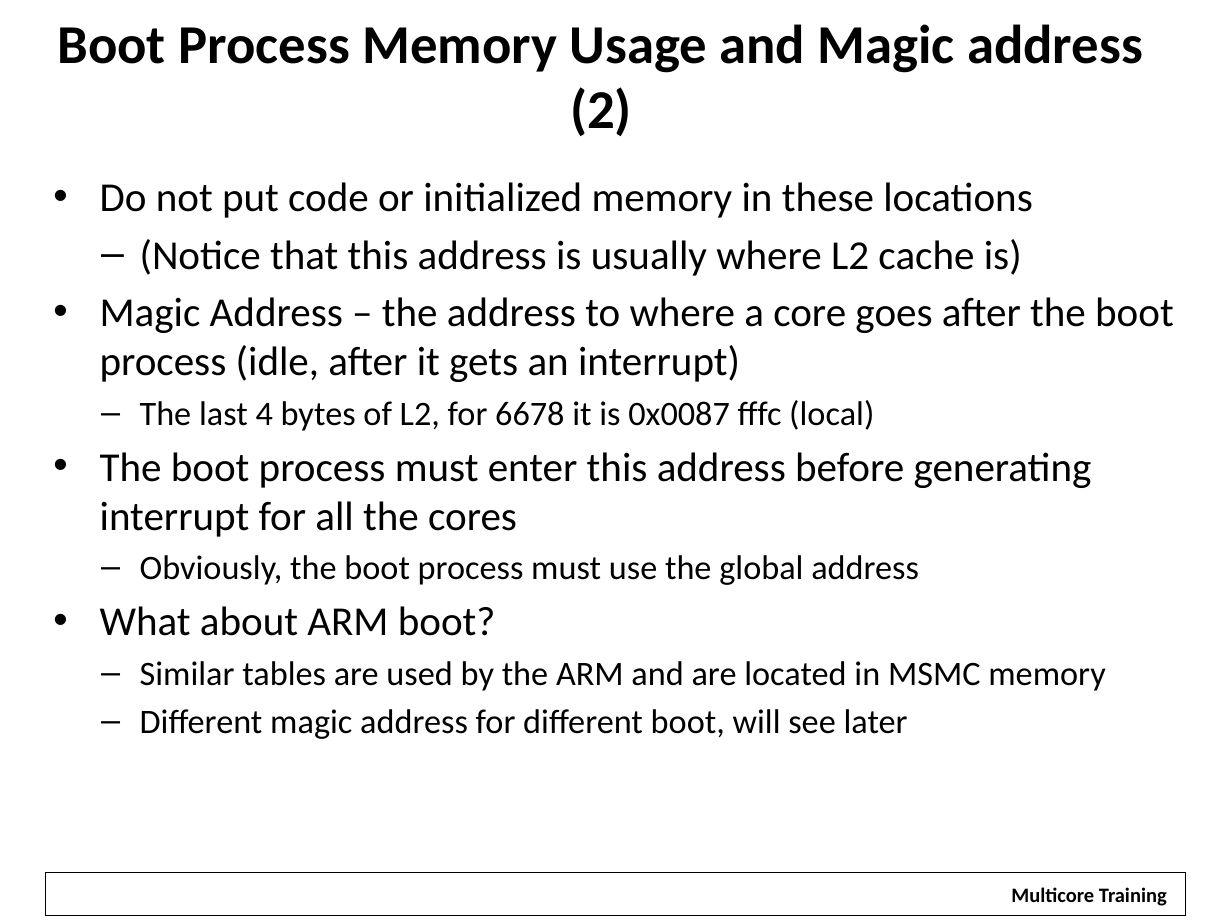
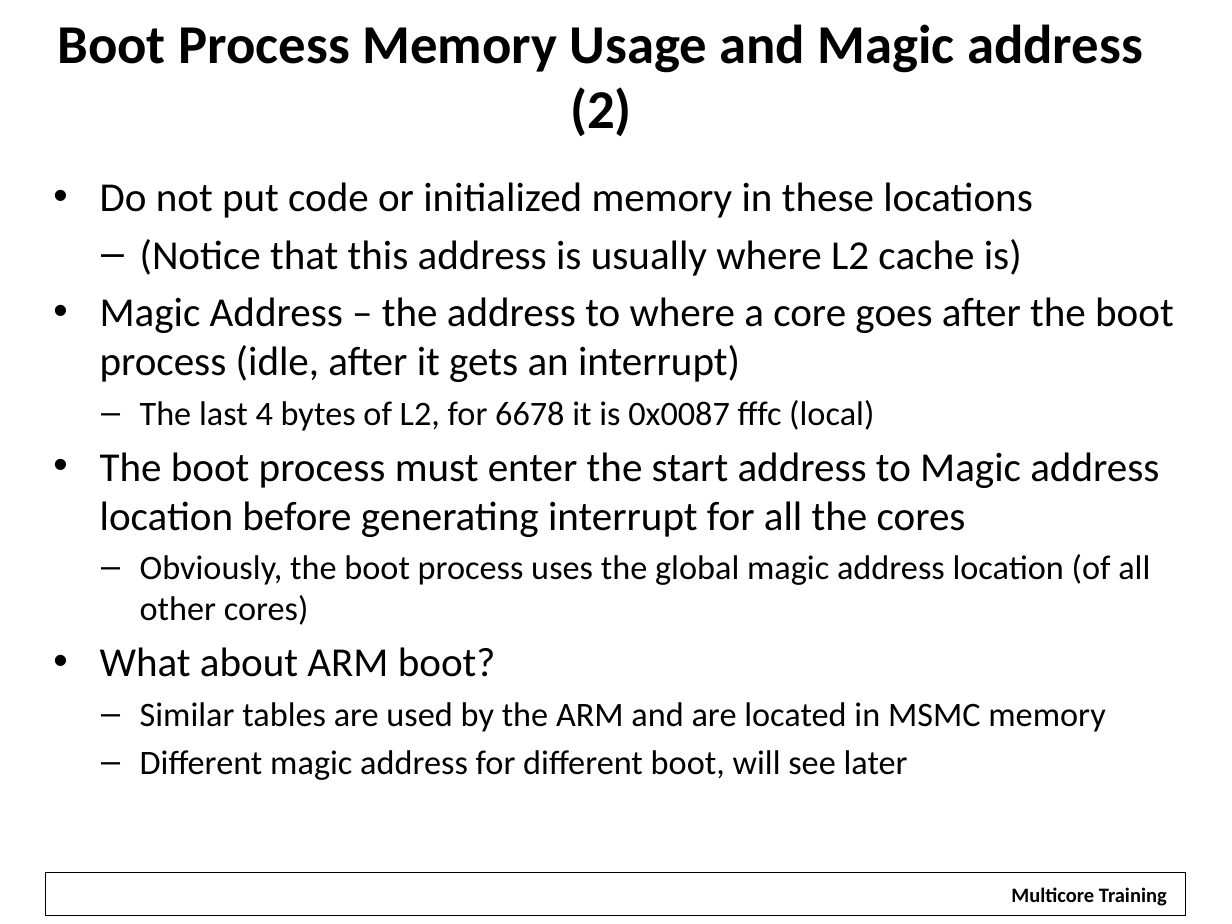
Before and after one commit to hari1989/keystone-workshop, a slide deck: slide 13 of preliminary/Working/presentations/KeyStone_2_ Bootloader_v2.pptx (slide 14 before the commit). Drawn at 1232x924 pixels with LibreOffice and Linux fonts; fonts in the diff are those of the drawing; background and template pictures are left out. Boxes give left, top, right and bottom in pixels: in the first picture for what was removed or moved away, otherwise in the second. Text is boxed around its words. In the diff, an @@ line names an element or a change of style, - is before the commit and + after.

```diff
--- a/preliminary/Working/presentations/KeyStone_2_ Bootloader_v2.pptx
+++ b/preliminary/Working/presentations/KeyStone_2_ Bootloader_v2.pptx
@@ text at box(100, 452, 1159, 625): text changed @@
-• The boot process must enter this address before generating interrupt for all the cores
-  – Obviously, the boot process must use the global address
+• The boot process must enter the start address to Magic address location before generating interrupt for all the cores
+  – Obviously, the boot process uses the global magic address location (of all other cores)
```
Also in this commit, not shown: 11 other slides changed, 8 slides added, 2 slides removed.
